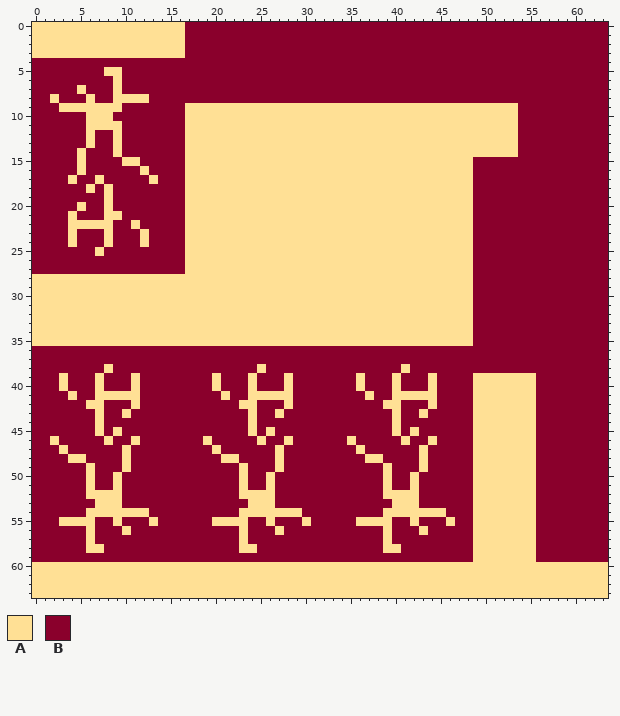
Two states of a pixel-art sprite, Assets/Textures/TEX_lampion_straight.png. The picture above was drawn from the file before the commit.
The file is 64x64 pixels. Colours within 5 levels of each other are drawn and written as one.
Palette (. is transparent): A #ffe095  B #8a002c
Pixels before (only the part around the change), first column x 0:
 0 AAAAAAAAAAAAAAAAABBBBBBBBBBBBBBBBBBBBBBBBBBBBBBBBBBBBBBBBBBBBBBB
 1 AAAAAAAAAAAAAAAAABBBBBBBBBBBBBBBBBBBBBBBBBBBBBBBBBBBBBBBBBBBBBBB
 2 AAAAAAAAAAAAAAAAABBBBBBBBBBBBBBBBBBBBBBBBBBBBBBBBBBBBBBBBBBBBBBB
 3 AAAAAAAAAAAAAAAAABBBBBBBBBBBBBBBBBBBBBBBBBBBBBBBBBBBBBBBBBBBBBBB
 4 BBBBBBBBBBBBBBBBBBBBBBBBBBBBBBBBBBBBBBBBBBBBBBBBBBBBBBBBBBBBBBBB
 5 BBBBBBBBAABBBBBBBBBBBBBBBBBBBBBBBBBBBBBBBBBBBBBBBBBBBBBBBBBBBBBB
 6 BBBBBBBBBABBBBBBBBBBBBBBBBBBBBBBBBBBBBBBBBBBBBBBBBBBBBBBBBBBBBBB
 7 BBBBBABBBABBBBBBBBBBBBBBBBBBBBBBBBBBBBBBBBBBBBBBBBBBBBBBBBBBBBBB
 8 BBABBBABBAAAABBBBBBBBBBBBBBBBBBBBBBBBBBBBBBBBBBBBBBBBBBBBBBBBBBB
 9 BBBAAAAAAABBBBBBBAAAAAAAAAAAAAAAAAAAAAAAAAAAAAAAAAAAAABBBBBBBBBB
10 BBBBBBAAABBBBBBBBAAAAAAAAAAAAAAAAAAAAAAAAAAAAAAAAAAAAABBBBBBBBBB
11 BBBBBBAAAABBBBBBBAAAAAAAAAAAAAAAAAAAAAAAAAAAAAAAAAAAAABBBBBBBBBB
12 BBBBBBABBABBBBBBBAAAAAAAAAAAAAAAAAAAAAAAAAAAAAAAAAAAAABBBBBBBBBB
13 BBBBBBABBABBBBBBBAAAAAAAAAAAAAAAAAAAAAAAAAAAAAAAAAAAAABBBBBBBBBB
14 BBBBBABBBABBBBBBBAAAAAAAAAAAAAAAAAAAAAAAAAAAAAAAAAAAAABBBBBBBBBB
15 BBBBBABBBBAABBBBBAAAAAAAAAAAAAAAAAAAAAAAAAAAAAAAABBBBBBBBBBBBBBB
16 BBBBBABBBBBBABBBBAAAAAAAAAAAAAAAAAAAAAAAAAAAAAAAABBBBBBBBBBBBBBB
17 BBBBABBABBBBBABBBAAAAAAAAAAAAAAAAAAAAAAAAAAAAAAAABBBBBBBBBBBBBBB
18 BBBBBBABABBBBBBBBAAAAAAAAAAAAAAAAAAAAAAAAAAAAAAAABBBBBBBBBBBBBBB
19 BBBBBBBBABBBBBBBBAAAAAAAAAAAAAAAAAAAAAAAAAAAAAAAABBBBBBBBBBBBBBB
20 BBBBBABBABBBBBBBBAAAAAAAAAAAAAAAAAAAAAAAAAAAAAAAABBBBBBBBBBBBBBB
21 BBBBABBBAABBBBBBBAAAAAAAAAAAAAAAAAAAAAAAAAAAAAAAABBBBBBBBBBBBBBB
22 BBBBAAAAABBABBBBBAAAAAAAAAAAAAAAAAAAAAAAAAAAAAAAABBBBBBBBBBBBBBB
23 BBBBABBBABBBABBBBAAAAAAAAAAAAAAAAAAAAAAAAAAAAAAAABBBBBBBBBBBBBBB
24 BBBBABBBABBBABBBBAAAAAAAAAAAAAAAAAAAAAAAAAAAAAAAABBBBBBBBBBBBBBB
25 BBBBBBBABBBBBBBBBAAAAAAAAAAAAAAAAAAAAAAAAAAAAAAAABBBBBBBBBBBBBBB
26 BBBBBBBBBBBBBBBBBAAAAAAAAAAAAAAAAAAAAAAAAAAAAAAAABBBBBBBBBBBBBBB
27 BBBBBBBBBBBBBBBBBAAAAAAAAAAAAAAAAAAAAAAAAAAAAAAAABBBBBBBBBBBBBBB
28 AAAAAAAAAAAAAAAAAAAAAAAAAAAAAAAAAAAAAAAAAAAAAAAAABBBBBBBBBBBBBBB
29 AAAAAAAAAAAAAAAAAAAAAAAAAAAAAAAAAAAAAAAAAAAAAAAAABBBBBBBBBBBBBBB
30 AAAAAAAAAAAAAAAAAAAAAAAAAAAAAAAAAAAAAAAAAAAAAAAAABBBBBBBBBBBBBBB
31 AAAAAAAAAAAAAAAAAAAAAAAAAAAAAAAAAAAAAAAAAAAAAAAAABBBBBBBBBBBBBBB
32 AAAAAAAAAAAAAAAAAAAAAAAAAAAAAAAAAAAAAAAAAAAAAAAAABBBBBBBBBBBBBBB
33 AAAAAAAAAAAAAAAAAAAAAAAAAAAAAAAAAAAAAAAAAAAAAAAAABBBBBBBBBBBBBBB
34 AAAAAAAAAAAAAAAAAAAAAAAAAAAAAAAAAAAAAAAAAAAAAAAAABBBBBBBBBBBBBBB
35 AAAAAAAAAAAAAAAAAAAAAAAAAAAAAAAAAAAAAAAAAAAAAAAAABBBBBBBBBBBBBBB
36 BBBBBBBBBBBBBBBBBBBBBBBBBBBBBBBBBBBBBBBBBBBBBBBBBBBBBBBBBBBBBBBB
37 BBBBBBBBBBBBBBBBBBBBBBBBBBBBBBBBBBBBBBBBBBBBBBBBBBBBBBBBBBBBBBBB
38 BBBBBBBBABBBBBBBBBBBBBBBBABBBBBBBBBBBBBBBABBBBBBBBBBBBBBBBBBBBBB
39 BBBABBBABBBABBBBBBBBABBBABBBABBBBBBBABBBABBBABBBBAAAAAAABBBBBBBB
40 BBBABBBABBBABBBBBBBBABBBABBBABBBBBBBABBBABBBABBBBAAAAAAABBBBBBBB
41 BBBBABBAAAAABBBBBBBBBABBAAAAABBBBBBBBABBAAAAABBBBAAAAAAABBBBBBBB
42 BBBBBBAABBBABBBBBBBBBBBAABBBABBBBBBBBBBAABBBABBBBAAAAAAABBBBBBBB
43 BBBBBBBABBABBBBBBBBBBBBBABBABBBBBBBBBBBBABBABBBBBAAAAAAABBBBBBBB
44 BBBBBBBABBBBBBBBBBBBBBBBABBBBBBBBBBBBBBBABBBBBBBBAAAAAAABBBBBBBB
45 BBBBBBBABABBBBBBBBBBBBBBABABBBBBBBBBBBBBABABBBBBBAAAAAAABBBBBBBB
46 BBABBBBBABBABBBBBBBABBBBBABBABBBBBBABBBBBABBABBBBAAAAAAABBBBBBBB
47 BBBABBBBBBABBBBBBBBBABBBBBBABBBBBBBBABBBBBBABBBBBAAAAAAABBBBBBBB
48 BBBBAABBBBABBBBBBBBBBAABBBBABBBBBBBBBAABBBBABBBBBAAAAAAABBBBBBBB
49 BBBBBBABBBABBBBBBBBBBBBABBBABBBBBBBBBBBABBBABBBBBAAAAAAABBBBBBBB
50 BBBBBBABBABBBBBBBBBBBBBABBABBBBBBBBBBBBABBABBBBBBAAAAAAABBBBBBBB
51 BBBBBBABBABBBBBBBBBBBBBABBABBBBBBBBBBBBABBABBBBBBAAAAAAABBBBBBBB
52 BBBBBBAAAABBBBBBBBBBBBBAAAABBBBBBBBBBBBAAAABBBBBBAAAAAAABBBBBBBB
53 BBBBBBBAAABBBBBBBBBBBBBBAAABBBBBBBBBBBBBAAABBBBBBAAAAAAABBBBBBBB
54 BBBBBBAAAAAAABBBBBBBBBBAAAAAAABBBBBBBBBAAAAAAABBBAAAAAAABBBBBBBB
55 BBBAAAABBABBBABBBBBBAAAABBABBBABBBBBAAAABBABBBABBAAAAAAABBBBBBBB
56 BBBBBBABBBABBBBBBBBBBBBABBBABBBBBBBBBBBABBBABBBBBAAAAAAABBBBBBBB
57 BBBBBBABBBBBBBBBBBBBBBBABBBBBBBBBBBBBBBABBBBBBBBBAAAAAAABBBBBBBB
58 BBBBBBAABBBBBBBBBBBBBBBAABBBBBBBBBBBBBBAABBBBBBBBAAAAAAABBBBBBBB
59 BBBBBBBBBBBBBBBBBBBBBBBBBBBBBBBBBBBBBBBBBBBBBBBBBAAAAAAABBBBBBBB
60 AAAAAAAAAAAAAAAAAAAAAAAAAAAAAAAAAAAAAAAAAAAAAAAAAAAAAAAAAAAAAAAA
61 AAAAAAAAAAAAAAAAAAAAAAAAAAAAAAAAAAAAAAAAAAAAAAAAAAAAAAAAAAAAAAAA
62 AAAAAAAAAAAAAAAAAAAAAAAAAAAAAAAAAAAAAAAAAAAAAAAAAAAAAAAAAAAAAAAA
63 AAAAAAAAAAAAAAAAAAAAAAAAAAAAAAAAAAAAAAAAAAAAAAAAAAAAAAAAAAAAAAAA
The result:
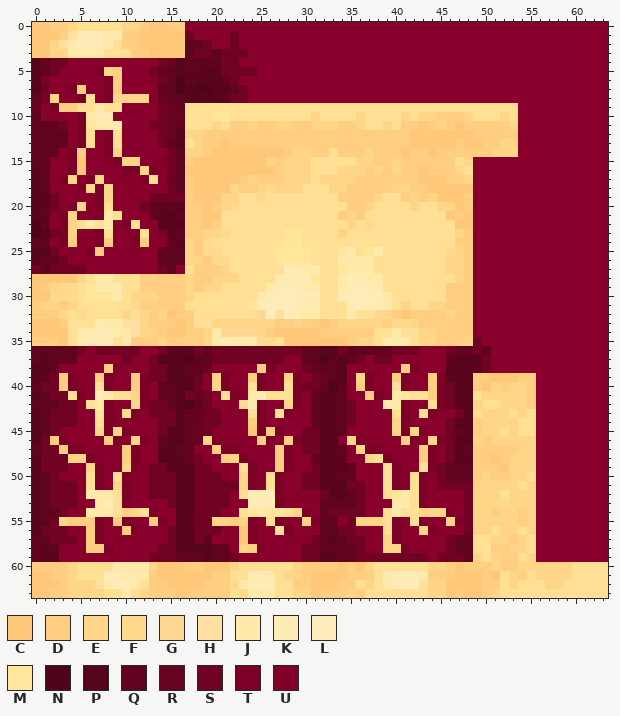
Colours new in this view: C #ffc878  D #ffce80  E #ffd588  F #ffda8e  G #ffd994  H #ffe0a1  J #ffe9ab  K #ffebb5  L #ffecbb  M #ffe69a  N #4f0419  P #57041c  Q #60031f  R #670321  S #700224  T #7b0127  U #810129
From old to new:
Changed rows in their new state; - is an unchanged pixel.
first column x 0:
 0 CCDDE-----EEDCCDD-------------------------------------------
 1 CCCDHKKKJJDDCCCCCS----S-------------------------------------
 2 CCEHJKKKJ-DDCCCCCQQS--S-------------------------------------
 3 CCEEJJJJ---DDCCCCQSSQSSS------------------------------------
 4 PRSS----------SRPQPQQSS-------------------------------------
 5 PQS----TED---SRQPQQPPSSSS-----------------------------------
 6 PT------TD---USQNQPPPQS-------------------------------------
 7 PS--TD--TD----QQNPNNPPQS------------------------------------
 8 RTE--T--TEEEE-RQQPPPPQSS------------------------------------
 9 R-TDD--J------SRQ-------------------------------------------
10 Q----TJKK-----SRR---MM---------E----E----E-EEDDDE---E-------
11 QQQS-TMJJJ---SSRQ---E-DDEDDEEDDEEEDDE--E-DDCDEDCDDDDDE------
12 QQQQ-T--T-----SRPEEDDDDDDDDDDDDDDDDDDDDDDDCCCCCCCDDDDD------
13 QQQQ-T--T-----SQP-EDDCDDDDDDDDDDDDDDDDDDDDCCCCCDCCDDEE------
14 QQQ-TD--TE-----SQEEDCCCCCCCCDEEDD-DDDEDDDCDDCDDDDDDEEE------
15 QQ--TC---TEE--USQDCCCCCCCCEDEEE-----EEDDEDDDDDD-E-----------
16 PQ--TC----TTET-SQCCCCCCCCCCDEEE---EEEDEDEDDCDDDE------------
17 PQ-TE-TE----T--RQDCCCCCDEDDDEEE-EEEEDDDDDDDCCCDDE-----------
18 PQ---TETE------SQDCCCCEDDEFEEE---EEDDDDDEEDDCCCCC-----------
19 PPS----TE----SSSSDCCCEE--F--------DDDDE--DEDECCCD-----------
20 PQS-TE-T----SQPQPDDCDEF------------DDE----E--EECD-----------
21 PQ-TE--TJ----QPPQDDCC-------------DED---------CDC-----------
22 NQ-TE-J-J-T---PPPDDCD--------------E-F---------CC-----------
23 NPSTE--T---T--TPQDDEEF------MM----E------------ED-----------
24 QQ-TD--TD--TD--QPEDF--------MM-----------------DD-----------
25 PPS---TD------QQQEDFF------MMMM---MJ-MJ-------FED-----------
26 PQQS----------QQQEEDFF-----MMMM---JJJJ--------EED-----------
27 SQSSSS--------SQ--DDDE------KJJJ--MJJJ--------EED-----------
28 CCCCCE-JJ---DDDDDEDDEEE----JKKKM--JKKJJ--------ED-----------
29 CDEFF-MJJJ--DDDDDEDEE-----JKKKJJ--JKLKJ-------DDD-----------
30 CCFFF-MMMJ-EEEDDDE-------JKLLLKK--KKLLKJ------DDD-----------
31 DEEDE------FDDDDD-------MKLLLKJK---KLKKJ-E--EEDDD-----------
32 DDDF-F----E-EDECDD-------GLHLKJJ---J--GEDCDDDDEDD-----------
33 CCCD---KJJHHEDDDCD--EEEEEEEDDEDDCDEEEEEDFFEDDDDDD-----------
34 CCCC-JKKKJJHEEDCCDDEJGGGGEDCCCCCDDDDDD--J--EEDDDD-----------
35 DDDC-JKKK-JDDDEDDDDEJKJJJGF-CCCCCCCDEE-JJJ-EEDDDES----------
36 QQQQQS-SSSSS--SPPPSQSSSSSSSSSSQQPPSPQQQQSSS---SQQSQ---------
37 QPQQQ-----S--SPPPNQQSSSSSSSS--QQNQPQS-SS------QPPPS---------
38 PPQ-----DT---SSPPQQR-----DT---SRQQP------DT---PPPQS---------
39 PQSDT--DT--DTSSPPQR-ET--DT--ET-SRQP-ET--DT--DTPPPDDCCCDD----
40 QSSDT--HT--DT-QQPPS-ET---T---TSSQNQ-DT--HT--DTSPPDCEDEED----
41 PQSS-T-KJ--ET-QQPSRS--T-JK---T-QPPQ--DT-JM--DTSPP-EEEEED----
42 QQQSS--JT--ETSSQPNQS----KT--ET-QPPQS---JJT---TSPPE--EEED----
43 PQSSS--MT--T-SSSPRRSS----T--T--QPPQS-----T--T--SP-EEE-E-----
44 PQSSS---T-----SSPQRSS---DT-----QPQQS----ET----SPPDEEEE------
45 PQS----ETET---SPPQRS----CTDT--SSPPQ-----ETET--SQPDEE-E------
46 PSDT----DT-ET-QPPQRET----DT-DTSSPP-ET----DT-ETSPPEDEEEEE----
47 QSSDTT----DT--QPQQ--DTT----DT-SSPPQ-ETT----DT-SPQDDDDDEE----
48 PSSSEET---DT--PPPRS--DET---DT--QPPQ--E-T---DT-SPPDDCDEEE----
49 PSSS--ET--ET-SSPPPSS----T--DT--SPPPQ----T---TSQQQDDDCEEE----
50 PQS----T--T--SSSPPSSS--ET--T--SSPPQQ----T--T-SQQQDEDDEE-----
51 PQSSS--T-ET--SSSPPSSSSSET--T--SSPPPSS---T--T-SSSSEEEEE-E----
52 PQSSS-JJJ-T--SSSPPSSSS--KKKT----SPPQS---MJ-T----SEEE-EEE----
53 PQSSS--JK-T----SPPSSSS--KKKT----QQQQS---JJ-T----SEEEFEEE----
54 PQQS--JJJ-DE-T--PPSSS---MJMM-ET-QSSSS---J--EEET-SEEDEEDE----
55 PQSEDDDT-DT--DT-PQSSEEDET--T--ETQQ-SEEE-T--T--ETSEEEEEDE----
56 PSSS--DT--DT---SPPSSS--CT---T---QQSS----T--ET---SEE-EE-E----
57 QQSSS-DT-------SPPSQ---CT------SQPQSS--ET-----SQQ--EEDE-----
58 QPQ---DDT-----SSPPPPQQ-EDT----SSQQQQS--EET----SQQ--DDEE-----
59 QPP----------SSSQQQPQQS-------SSPPQQSSSSSSSS-SSSQE-EDD-E----
60 DDDDE----JJJJECCCDDCCCE------EDDDDCDCE------EEDCDDDEDDEEEEEE
61 CCDDE---KKJJJDCCCCCCDD--KKJ-EEDCCCCDDD-JKKKJDDDCCCDC-ED-EEEE
62 CCCDEEEHJLLJ-DDCCCCDDDFJKKK--DDCCCDD-E-JKKKHEECCCCDD-E---EE-
63 CCDDEEEE--J-EDDDCDDDDD-FJJJ--EECDDDED-------EECDCCDE--------
